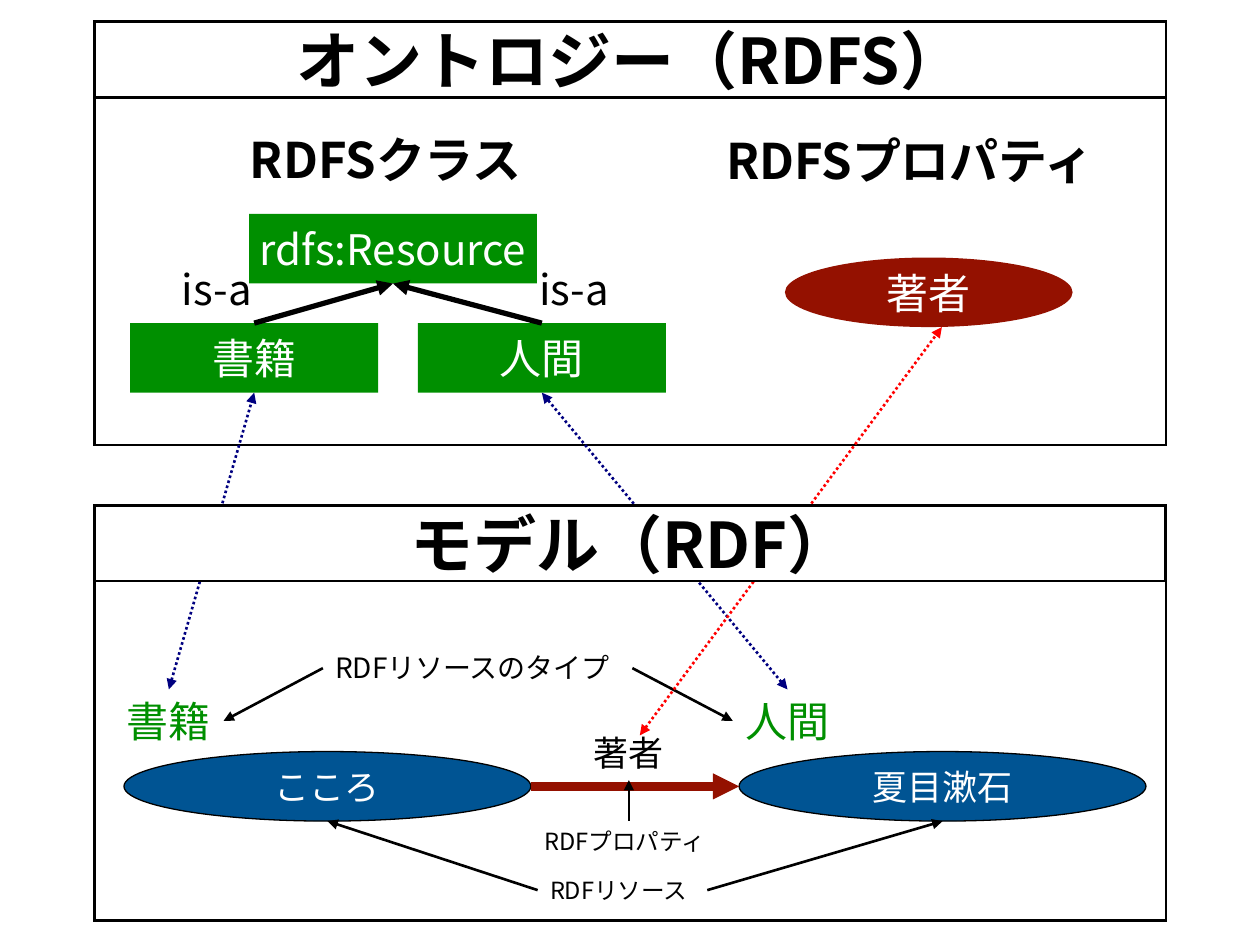
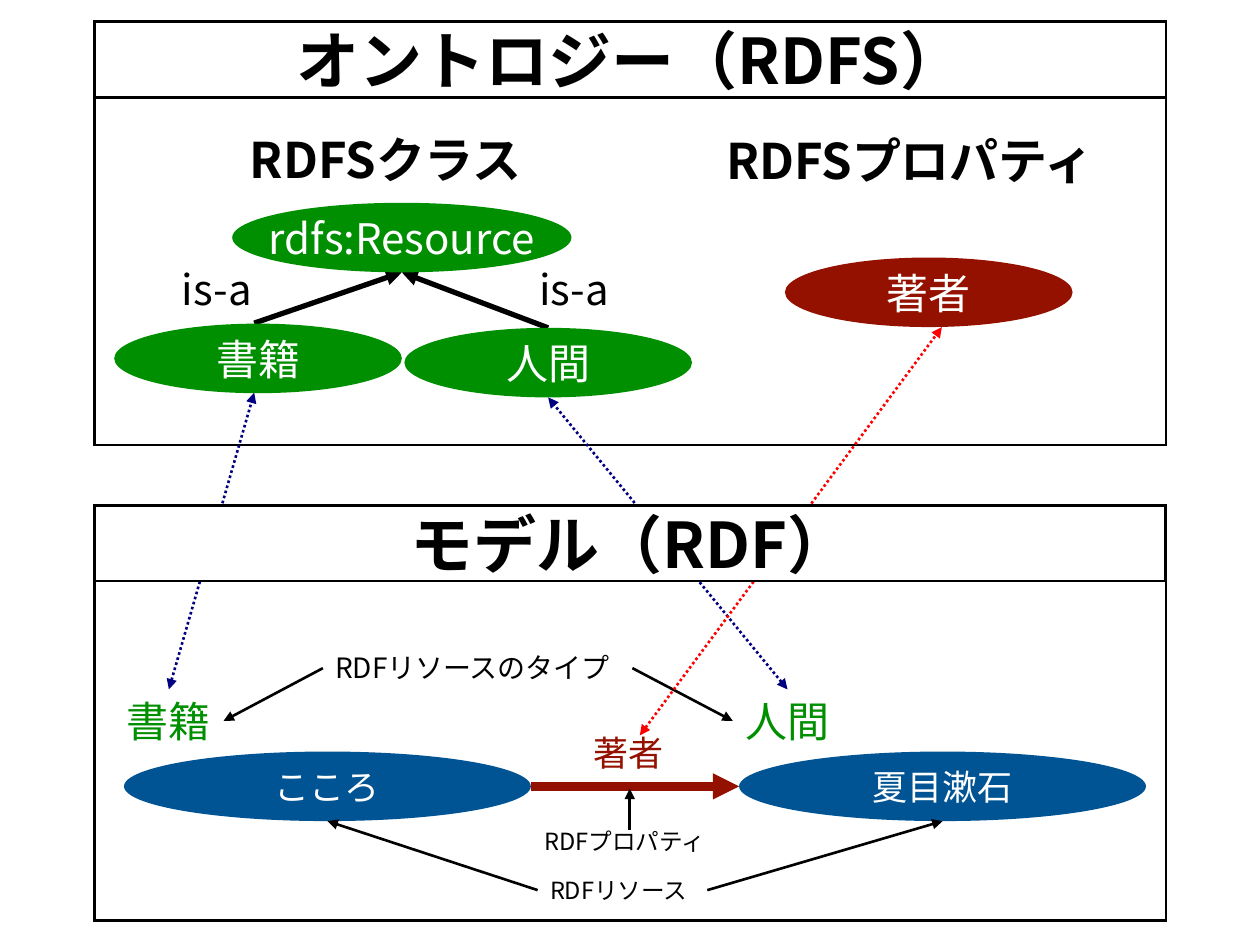
Before and after one commit to mr-3/mrcube-ja-docs, a slide deck: slide 9 of docs/source/figures/mrcube_figures.pptx. Drawn at 1260x945 pixels with LibreOffice and Linux fonts; fonts in the diff are those of the drawing. Boxes give left, top, right and bottom in pixels: in the first picture for what was removed or moved away, otherwise in the second. Text is boxed around its words. In the diff, an @@ line names an element or a change of style, - is before the commit and + after.

```diff
--- a/docs/source/figures/mrcube_figures.pptx
+++ b/docs/source/figures/mrcube_figures.pptx
@@ rectangle to ellipse in 3 elements at (x1=115, y1=324, x2=402, y2=393), (x1=404, y1=328, x2=692, y2=397), (x1=232, y1=203, x2=571, y2=272) @@
@@ ellipse "rdfs:Resource" resized from (x1=249, y1=214, x2=537, y2=284) to (x1=232, y1=203, x2=571, y2=272) @@
@@ arrow moved from (255, 323) - (393, 284) to (255, 323) - (402, 272) @@
@@ arrow moved from (542, 323) - (393, 284) to (548, 328) - (402, 272) @@
@@ ellipse "書籍" resized from (x1=130, y1=323, x2=378, y2=392) to (x1=115, y1=324, x2=402, y2=393) @@
@@ ellipse "人間" resized from (x1=418, y1=323, x2=667, y2=392) to (x1=404, y1=328, x2=692, y2=397) @@
@@ double arrow moved from (788, 689) - (542, 393) to (788, 689) - (548, 397) @@
@@ text "著者" at (x1=594, y1=731, x2=664, y2=769): text colour #000000 to #941100 @@
@@ ellipse "こころ" at (x1=123, y1=751, x2=530, y2=820): outline #000000 0.75 pt to none @@
@@ ellipse "夏目漱石" at (x1=740, y1=751, x2=1147, y2=820): outline #000000 0.75 pt to none @@
@@ arrow moved from (629, 822) - (629, 780) to (630, 829) - (630, 789) @@
```
Also in this commit, not shown: 1 other slide changed, 1 other file.
